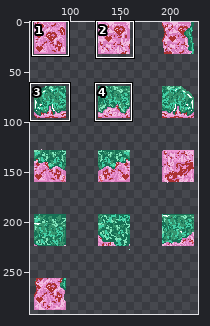
One commit to this pixel-art file: Alzey2024/Assets/Sprites/boden pixelkram.aseprite. The first picture is a wide view before the edit; the outline marks the close-up.
Close-up. As it was:
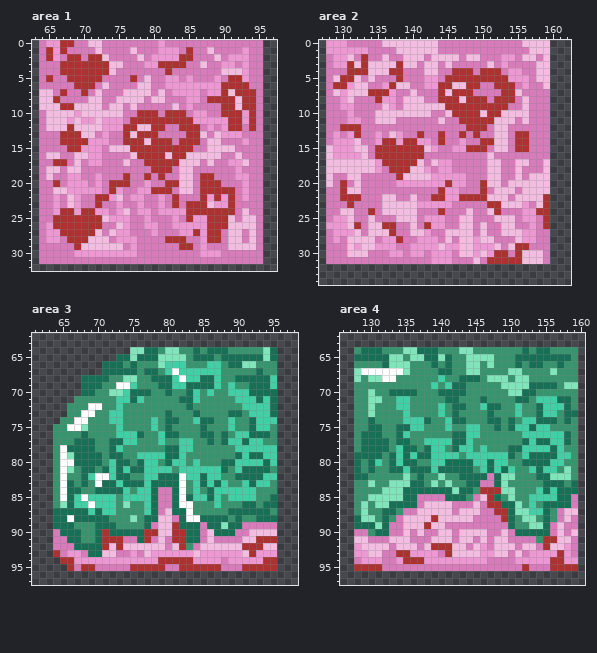
320x320 pixels, 1 frame. Shown: area 1: x 63..97, y 0..32; area 2: x 127..162, y 0..34; area 3: x 61..98, y 62..97; area 4: x 126..160, y 62..97. The wide view leaves out empty margins. The commit also changed other parts of the picture, which this record leaves out.
The result:
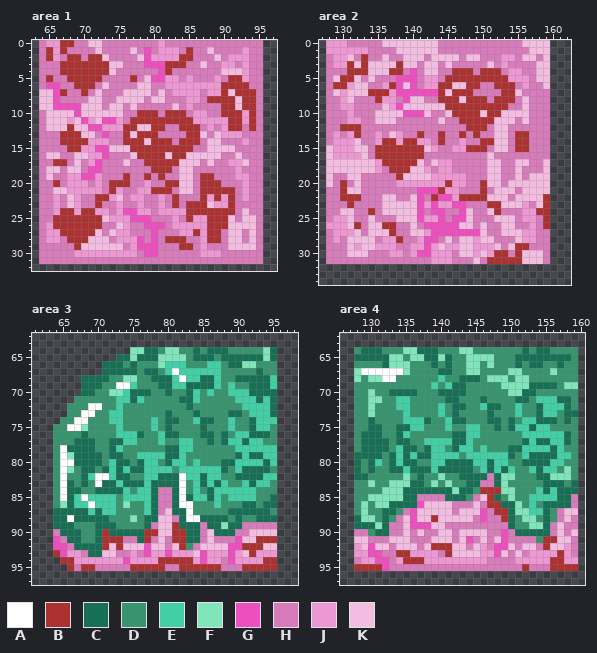
Palette (. is transparent): A #ffffff  B #ac3232  C #177055  D #37946e  E #42cfa5  F #81e5bc  G #ee4fbf  H #d77bba  J #ee98d3  K #f2bde1
Changes in this commit:
Changed rows in their new state; - is an unchanged pixel.
Area 1:
first column x 65:
 1 --------------G--
 2 --------------G--
 3 --------------GGG
 4 ----------------G
 5 ---------------GG
 6 GG---------------
 7 -G---------------
 8 -G---------------
 9 -GGGG------------
10 ----G------------
11 -----G--GG-------
12 ------GG---------
13 --------G--------
15 -------GG--------
16 --------G--------
17 -------G---------
18 ------GG---------
19 -----GG----------
first column x 76:
24 GG----
25 -GGG--
26 ---GGG
27 ----G-
28 --G-G-
29 --GGG-
30 ---GG-
Area 2:
first column x 138:
 4 --G---
 5 GGG---
 6 G-G---
 7 GGGGGG
 8 -G----
 9 G-----
10 -GGG--
first column x 141:
21 GGG------
22 G--GG----
23 G-G--GG--
24 G-GG--G--
25 G--G-GG--
26 -GGGGG---
27 --GGGGGGG
28 -GG------
29 -G-------
30 GG-------
Area 3:
first column x 64:
91 G-------------------------G
92 GG-----------G-----------GG
93 -G-----------G--G----G---G-
94 ----------G----------G---G-
Area 4:
first column x 130:
86 -------G------------
87 ------G---------G---
88 ------G---------G---
89 ------GGG-----------
90 -------------------G
91 --------------G----G
92 G-----------------GG
93 GG----------------G-
94 -GG-----------------
95 --G-----------------
